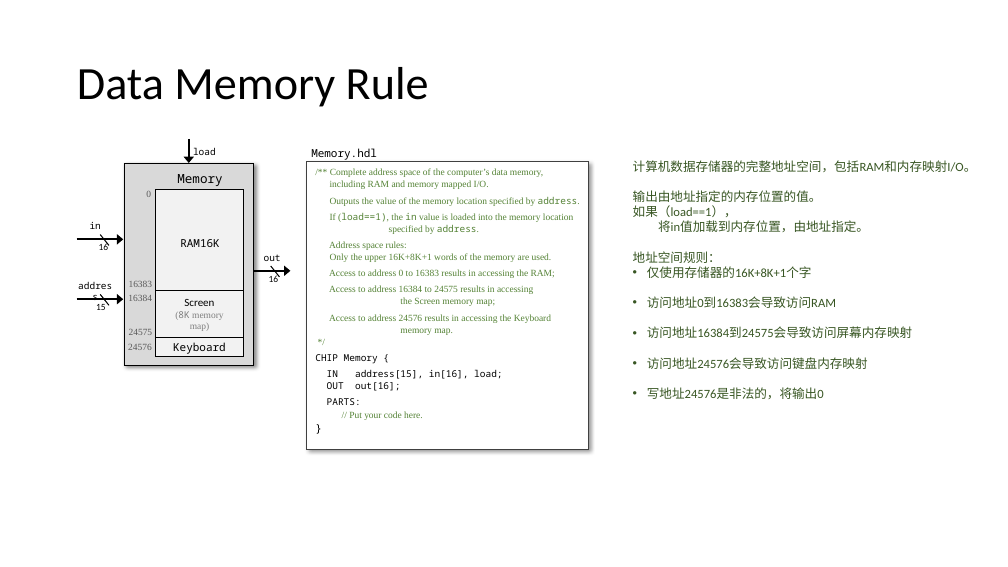
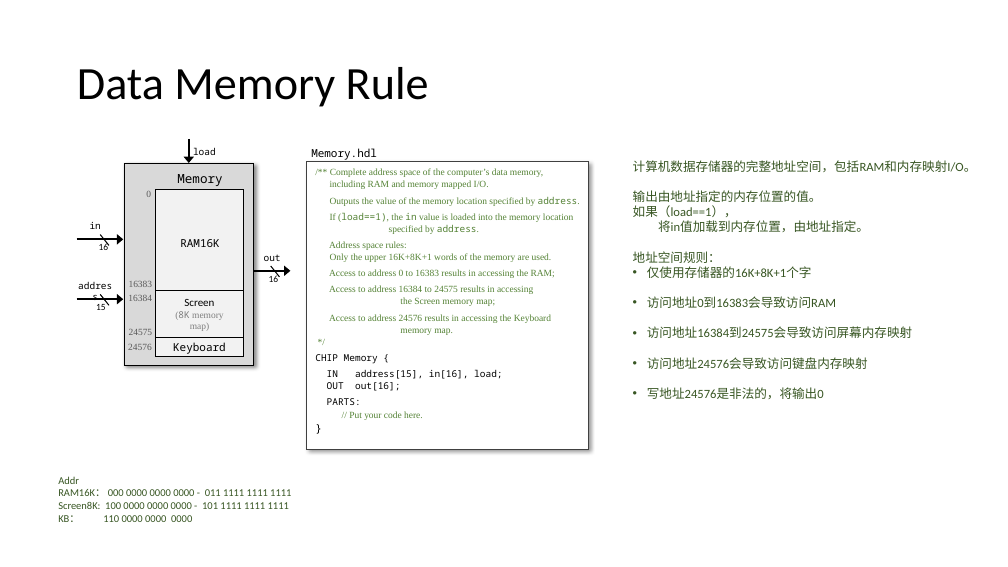
Before and after one commit to vcboy1/Leeds, a slide deck: slide 12 of 26fall/1860/Lecture/Week1.9/Lec 1.9.1 Memory II.pptx. Drawn at 1008x567 pixels with LibreOffice and Linux fonts; fonts in the diff are those of the drawing. Boxes give left, top, right and bottom in pixels: in the first picture for what was removed or moved away, otherwise in the second. Text is boxed around its words. In the diff, an @@ line names an element or a change of style, - is before the commit and + after.

```diff
--- a/26fall/1860/Lecture/Week1.9/Lec 1.9.1 Memory II.pptx
+++ b/26fall/1860/Lecture/Week1.9/Lec 1.9.1 Memory II.pptx
@@ text added at box(58, 476, 291, 522), 10 pt, text #385723 @@
+Addr
+RAM16K： 000 0000 0000 0000 - 011 1111 1111 1111
+Screen8K: 100 0000 0000 0000 - 101 1111 1111 1111
+KB： 110 0000 0000 0000
```
Also in this commit, not shown: 1 other slide changed, 2 other files.
